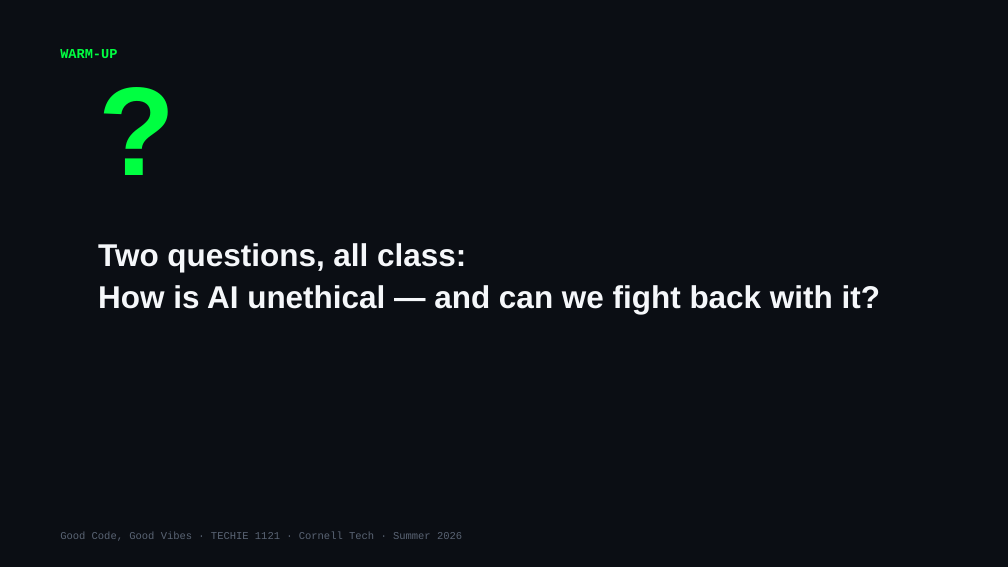
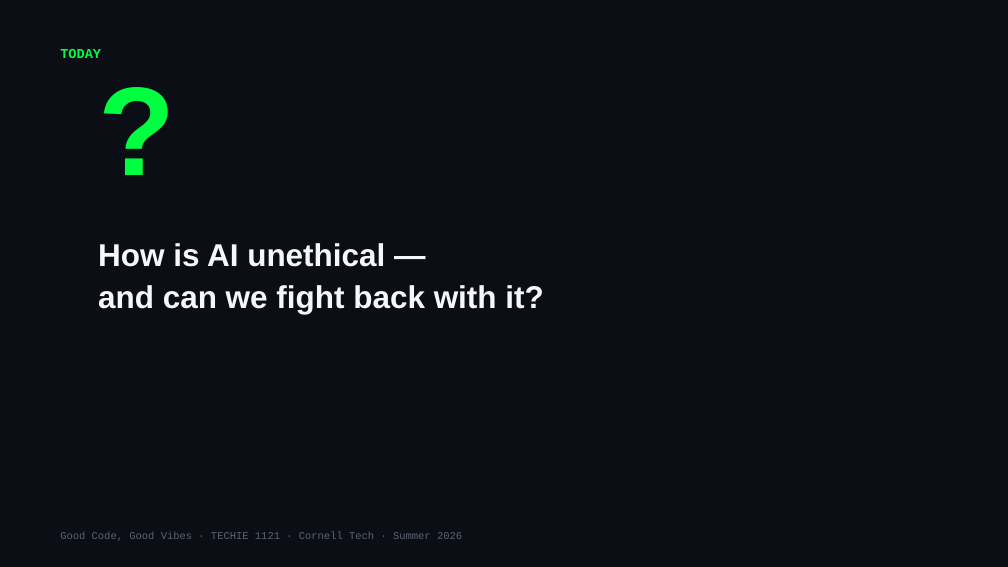
Before and after one commit to Cornell-Tech-Vibe-Coding-Summer-2026/website, a slide deck: slide 2 of slides/Week2-Wed-AI-Against-AI.pptx. Drawn at 1008x567 pixels with LibreOffice and Linux fonts; fonts in the diff are those of the drawing. Boxes give left, top, right and bottom in pixels: in the first picture for what was removed or moved away, otherwise in the second. Text is boxed around its words. In the diff, an @@ line names an element or a change of style, - is before the commit and + after.

```diff
--- a/slides/Week2-Wed-AI-Against-AI.pptx
+++ b/slides/Week2-Wed-AI-Against-AI.pptx
@@ text at [60, 49, 101, 58]: text changed @@
-WARM-UP
+TODAY
@@ text at [98, 243, 543, 314]: text changed @@
-Two questions, all class:
-How is AI unethical — and can we fight back with it?
+How is AI unethical —
+and can we fight back with it?
```
Also in this commit, not shown: 2 other slides changed, 7 slides added, 1 other file.
